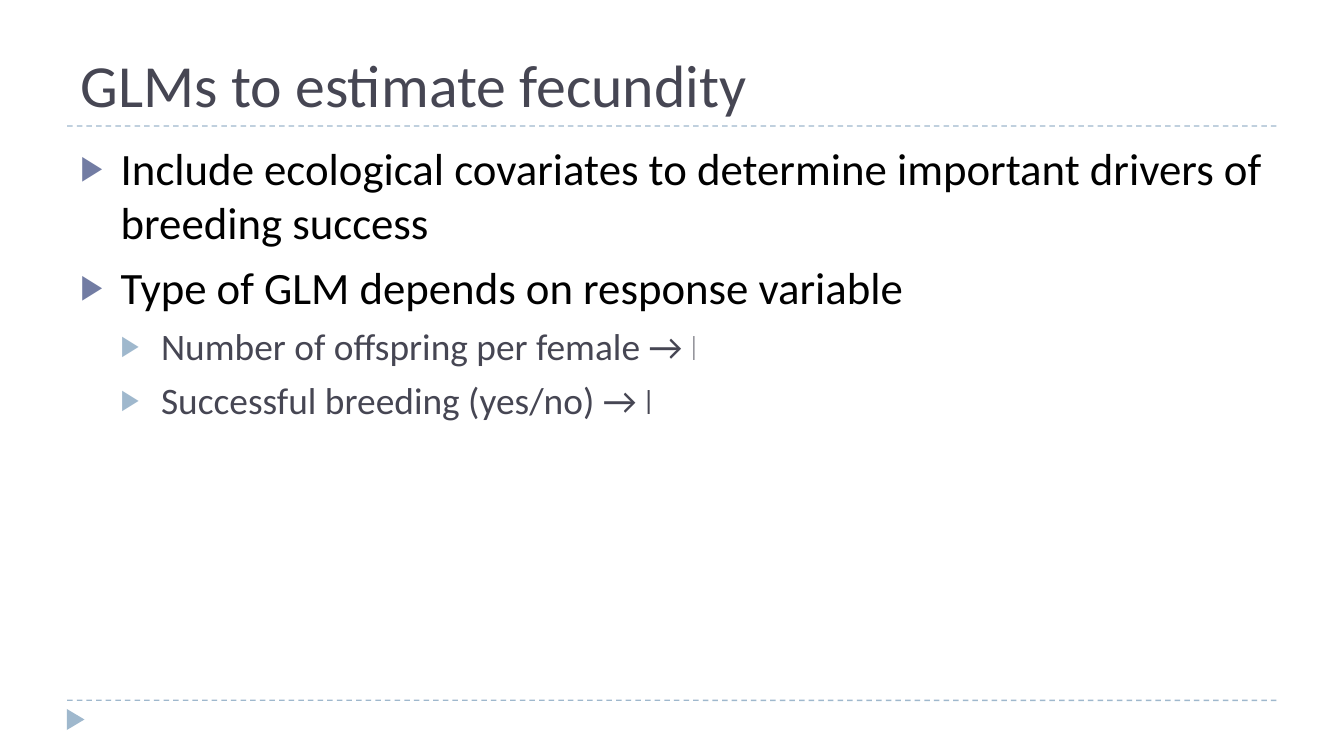
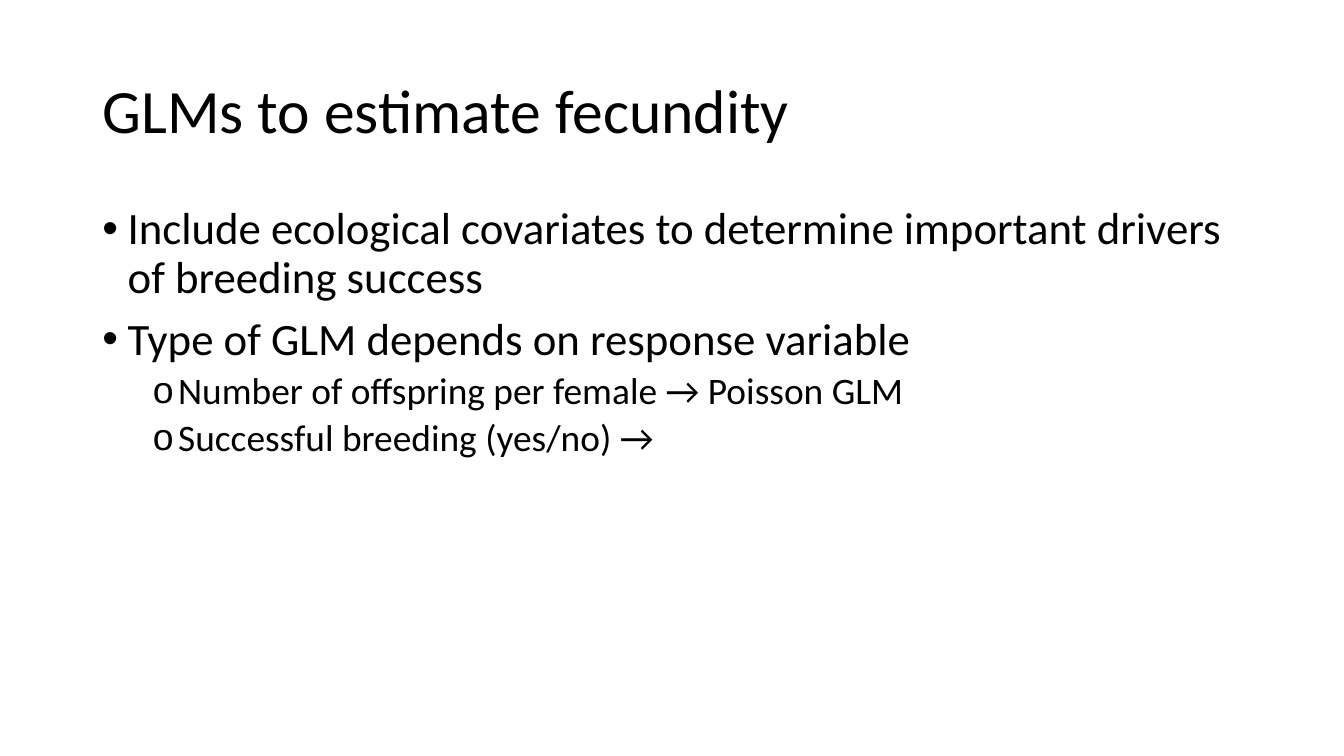
Before and after one commit to ssa200/ssa200.github.io, a slide deck: slide 6 of static/lectures/05_demo-data.pptx. Drawn at 1344x756 pixels with LibreOffice and Linux fonts; fonts in the diff are those of the drawing; background and template pictures are left out. Boxes give left, top, right and bottom in pixels: in the first picture for what was removed or moved away, otherwise in the second. Text is boxed around its words. In the diff, an @@ line names an element or a change of style, - is before the commit and + after.

```diff
--- a/static/lectures/05_demo-data.pptx
+++ b/static/lectures/05_demo-data.pptx
@@ title "GLMs to estimate fecundity": place and size @@
-title "GLMs to estimate fecundity" at [80,65,746,117]
+title "GLMs to estimate fecundity" at [102,90,788,143]
@@ title "GLMs to estimate fecundity" at [102,90,788,143]: size 32 to 33 pt, text colour #464653 to #000000; line spacing 1 to 0.9; vertical alignment bottom to middle @@
@@ line removed from (67, 126) to (1277, 126) @@
@@ text "Include ecological covariates to determine ...": place and size @@
-text "Include ecological covariates to determine ..." at [121,154,1261,421]
+text "Include ecological covariates to determine ..." at [128,213,1221,458]
@@ text "Include ecological covariates to determine ..." at [128,213,1221,458]: text colour #464653 to #000000 in "Number of offspring per female → Poisson ...", "Successful breeding (yes/no) → Binomial GLM"; bullet ▶ to •; line spacing 1 to 0.9; more space between paragraphs; bullet ▶ to o; less space between paragraphs @@
@@ rectangle removed at [695,323,907,379] @@
@@ rectangle: place and size @@
-rectangle at [649,378,862,434]
+rectangle at [661,413,919,469]
@@ line removed from (67, 700) to (1277, 700) @@
@@ triangle removed at [67,709,84,730] @@
```
Also in this commit, not shown: 19 other slides changed, 2 slides added, 1 slide removed.
